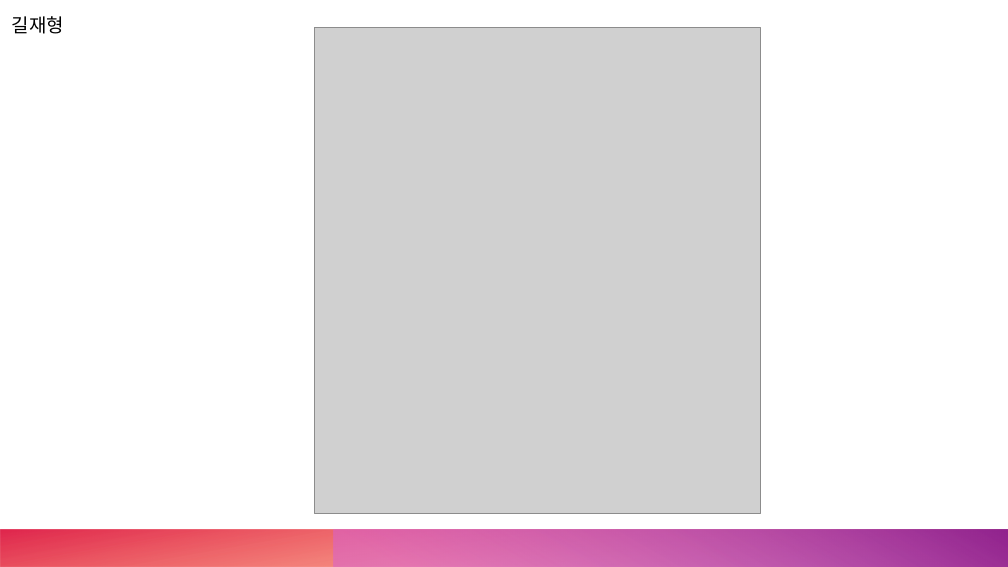
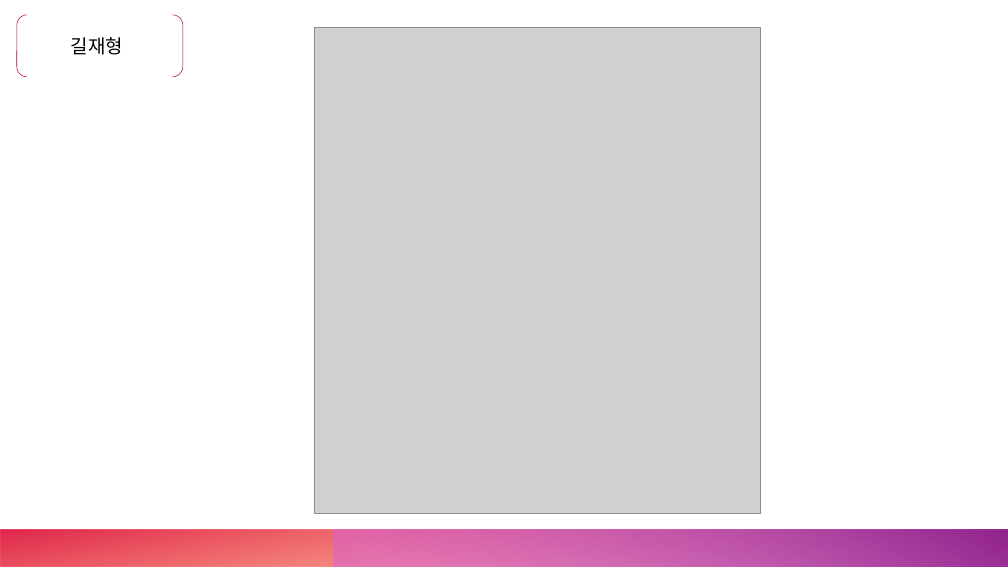
Before and after one commit to Mrgil0/FourGlass, a slide deck: slide 8 of FourGlass/FourGlass.pptx. Drawn at 1008x567 pixels with LibreOffice and Linux fonts; fonts in the diff are those of the drawing; grey boxes stand for pictures. Boxes give left, top, right and bottom in pixels: in the first picture for what was removed or moved away, otherwise in the second. Text is boxed around its words. In the diff, an @@ line names an element or a change of style, - is before the commit and + after.

```diff
--- a/FourGlass/FourGlass.pptx
+++ b/FourGlass/FourGlass.pptx
@@ bracket pair added at <box>17,15,183,77</box>, outline #A6025C 0.5 pt @@
@@ text "길재형": place and size @@
-text "길재형" at <box>12,16,64,34</box>
+text "길재형" at <box>71,37,123,55</box>
```
Also in this commit, not shown: 7 other slides changed.
